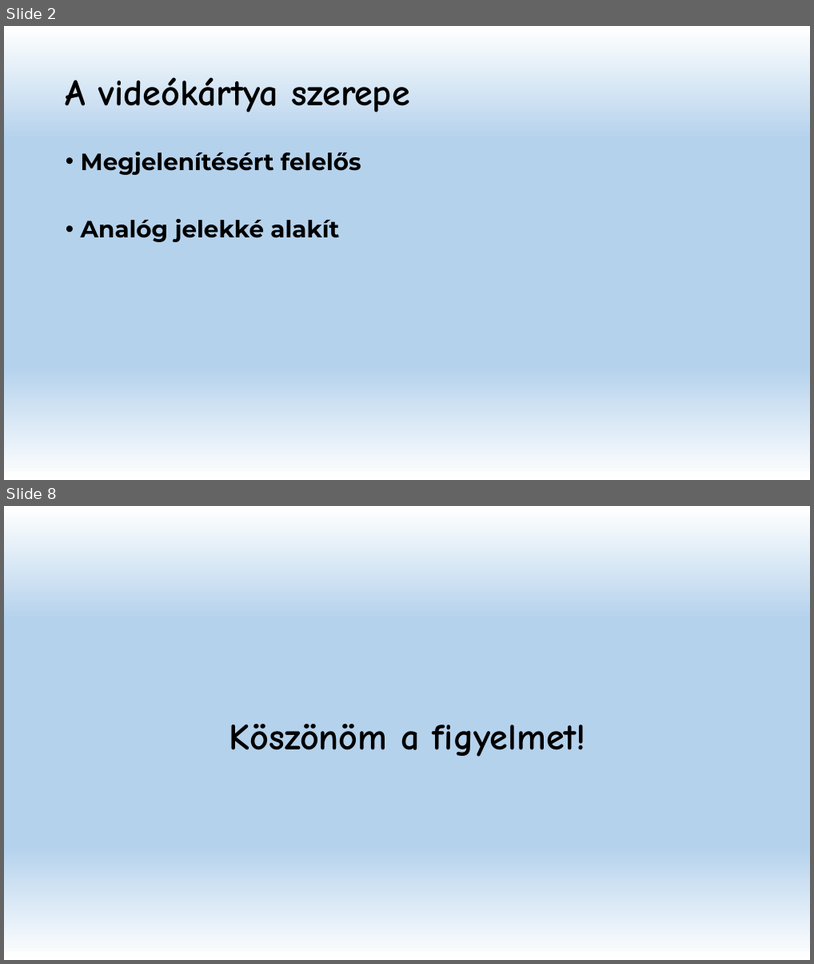
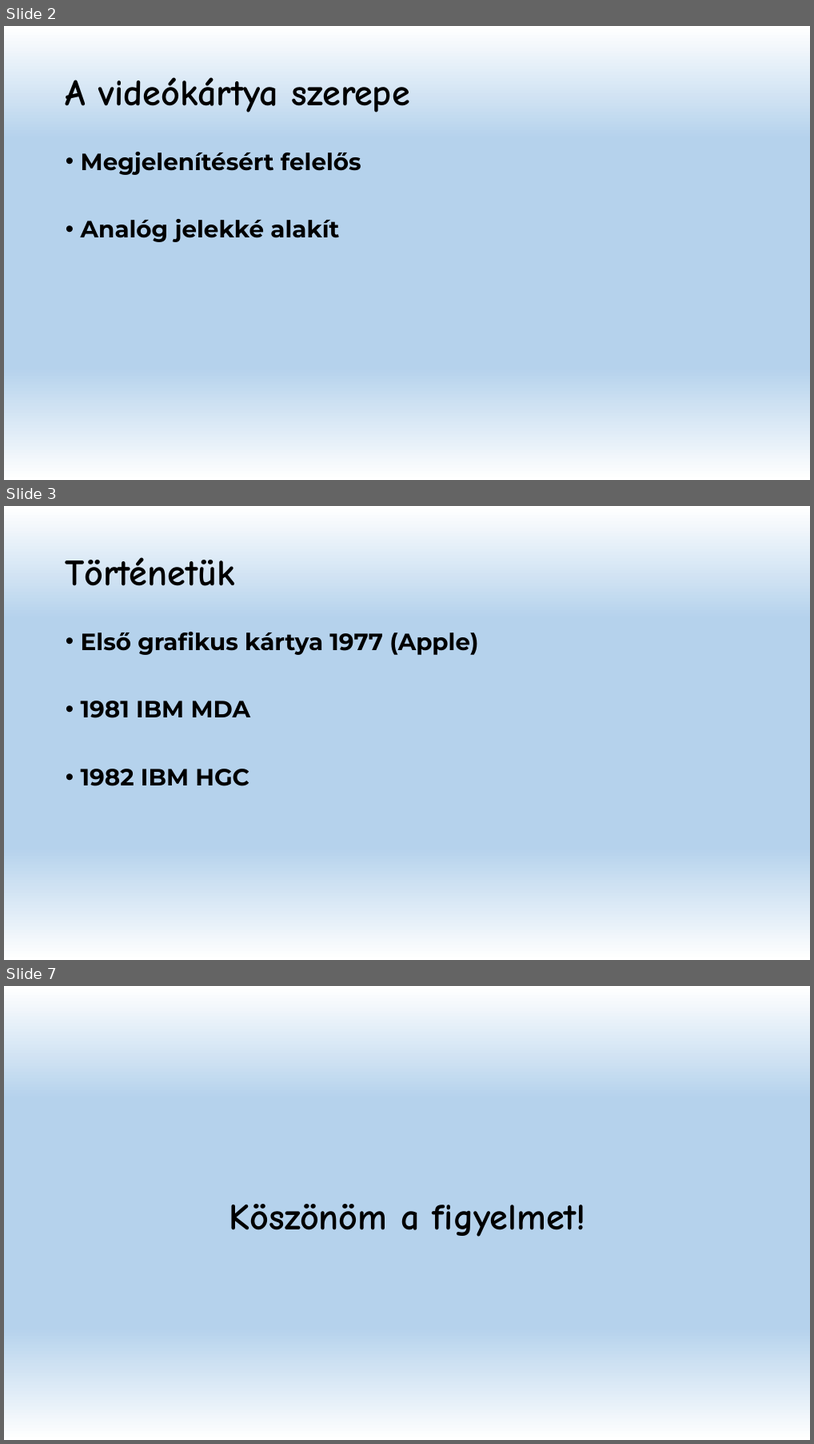
Before and after one commit to Sauher/SchauerRepo, a slide deck: Videókártya.pptx. Shown one above the other, each under a label of ours: slides 2 and 8 before the commit, slides 2, 3 and 7 after it; the slides between them are not shown. The pictures are 814x964 and 814x1444 pixels, drawn with LibreOffice and Linux fonts; fonts in the diff are those of the drawing. Boxes give left, top, right and bottom in pixels: in the first picture for what was removed or moved away, otherwise in the second. Text is boxed around its words. In the diff, an @@ line names an element or a change of style, - is before the commit and + after.

```diff
--- a/Videókártya.pptx
+++ b/Videókártya.pptx
@@ slide 3 added at (4, 506, 810, 960), background gradient #FFFFFF to #B5D2EC @@
@@ title added at (66, 557, 235, 586), 44 pt, text #000000, bold @@
+Történetük
@@ text added at (81, 632, 478, 786), 28 pt, text #000000, bold @@
+• Első grafikus kártya 1977 (Apple)
+• 1981 IBM MDA
+• 1982 IBM HGC
@@ what was slide 8 is now slide 7 @@
```
Also in this commit, not shown: 2 other slides added, 4 slides removed.
